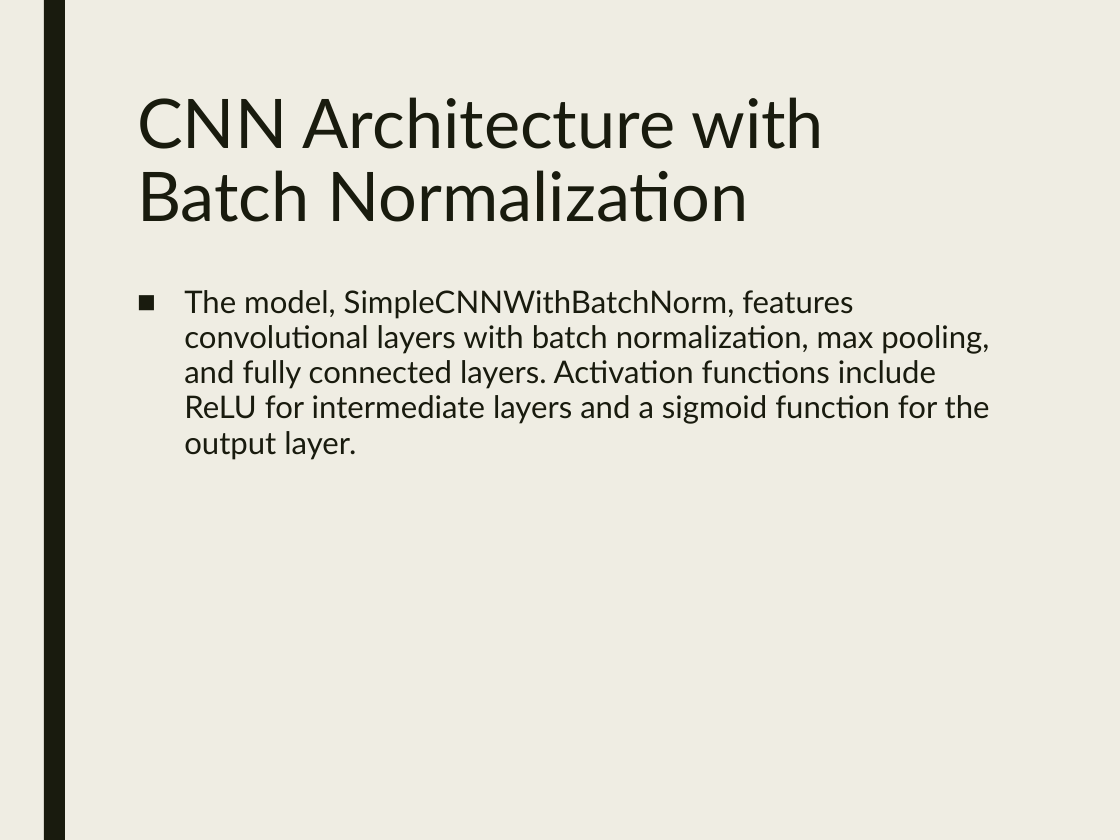
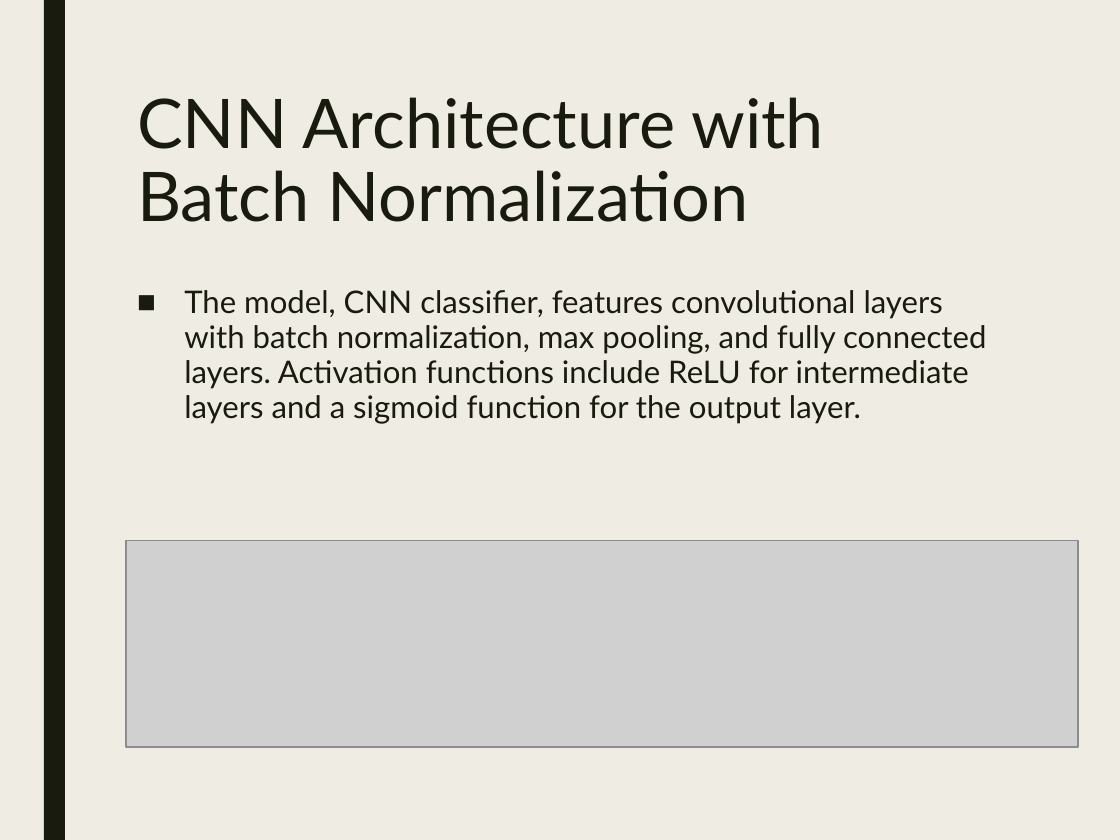
Before and after one commit to ZviSteinOpt/face_recognition, a slide deck: slide 4 of Face_Recognition_Presentation_Revised.pptx (slide 5 before the commit). Drawn at 1120x840 pixels with LibreOffice and Linux fonts; fonts in the diff are those of the drawing; grey boxes stand for pictures. Boxes give left, top, right and bottom in pixels: in the first picture for what was removed or moved away, otherwise in the second. Text is boxed around its words. In the diff, an @@ line names an element or a change of style, - is before the commit and + after.

```diff
--- a/Face_Recognition_Presentation_Revised.pptx
+++ b/Face_Recognition_Presentation_Revised.pptx
@@ text at box(184, 290, 986, 424): text changed @@
-■ The model, SimpleCNNWithBatchNorm, features convolutional layers with batch normalization, max pooling, and fully connected layers. Activation functions include ReLU for intermediate layers and a sigmoid function for the output layer.
+■ The model, CNN classifier, features convolutional layers with batch normalization, max pooling, and fully connected layers. Activation functions include ReLU for intermediate layers and a sigmoid function for the output layer.
@@ picture added at box(125, 541, 1077, 747) @@
```
Also in this commit, not shown: 8 other slides changed, 2 slides added, 3 slides removed, 10 other files.
